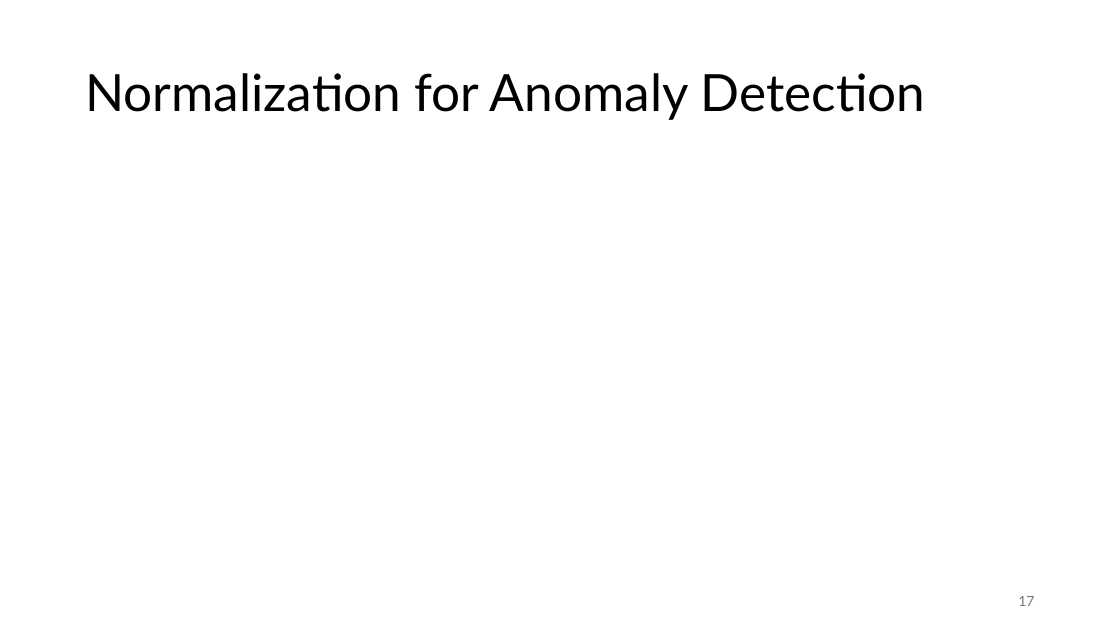
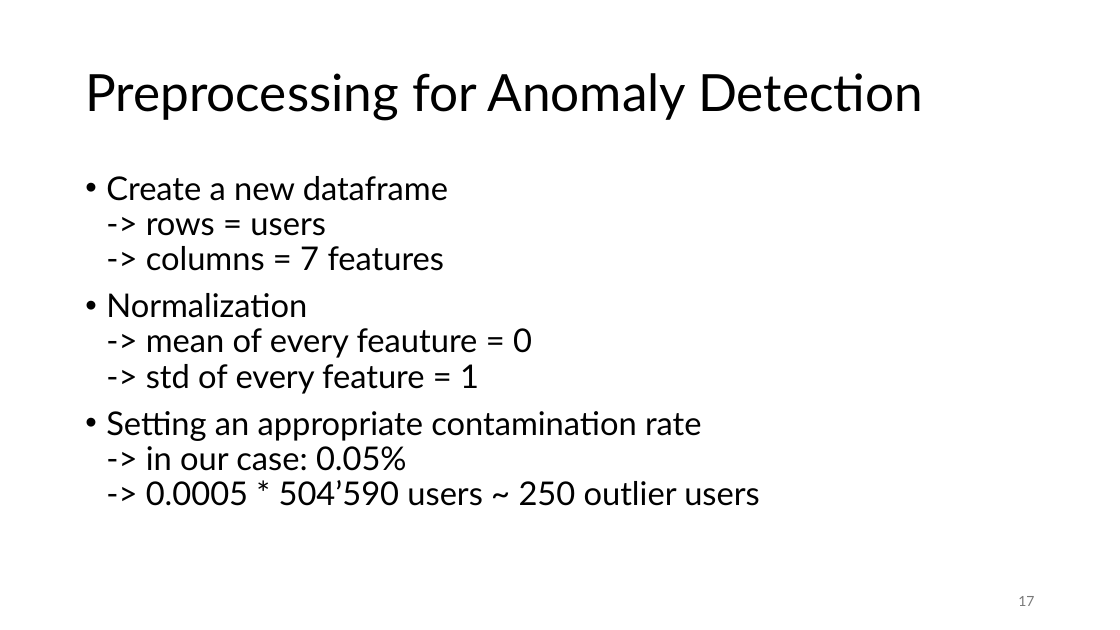
Before and after one commit to jonas-blum/data-mining-1, a slide deck: slide 17 of project/project-presentation-group51.pptx. Drawn at 1120x630 pixels with LibreOffice and Linux fonts; fonts in the diff are those of the drawing. Boxes give left, top, right and bottom in pixels: in the first picture for what was removed or moved away, otherwise in the second. Text is boxed around its words. In the diff, an @@ line names an element or a change of style, - is before the commit and + after.

Commit message:
some presentation changes and anomaly detection threshold change

```diff
--- a/project/project-presentation-group51.pptx
+++ b/project/project-presentation-group51.pptx
@@ title at <box>85,73,923,120</box>: text changed @@
-Normalization for Anomaly Detection
+Preprocessing for Anomaly Detection
@@ text added at <box>106,176,759,506</box>, 28 pt, text #000000 @@
+• Create a new dataframe
+  -> rows = users
+  -> columns = 7 features
+• Normalization
+  -> mean of every feauture = 0
+  -> std of every feature = 1
+• Setting an appropriate contamination rate
+  -> in our case: 0.05%
+  -> 0.0005 * 504’590 users ~ 250 outlier users
```
Also in this commit, not shown: 5 other slides changed, 1 other file.
